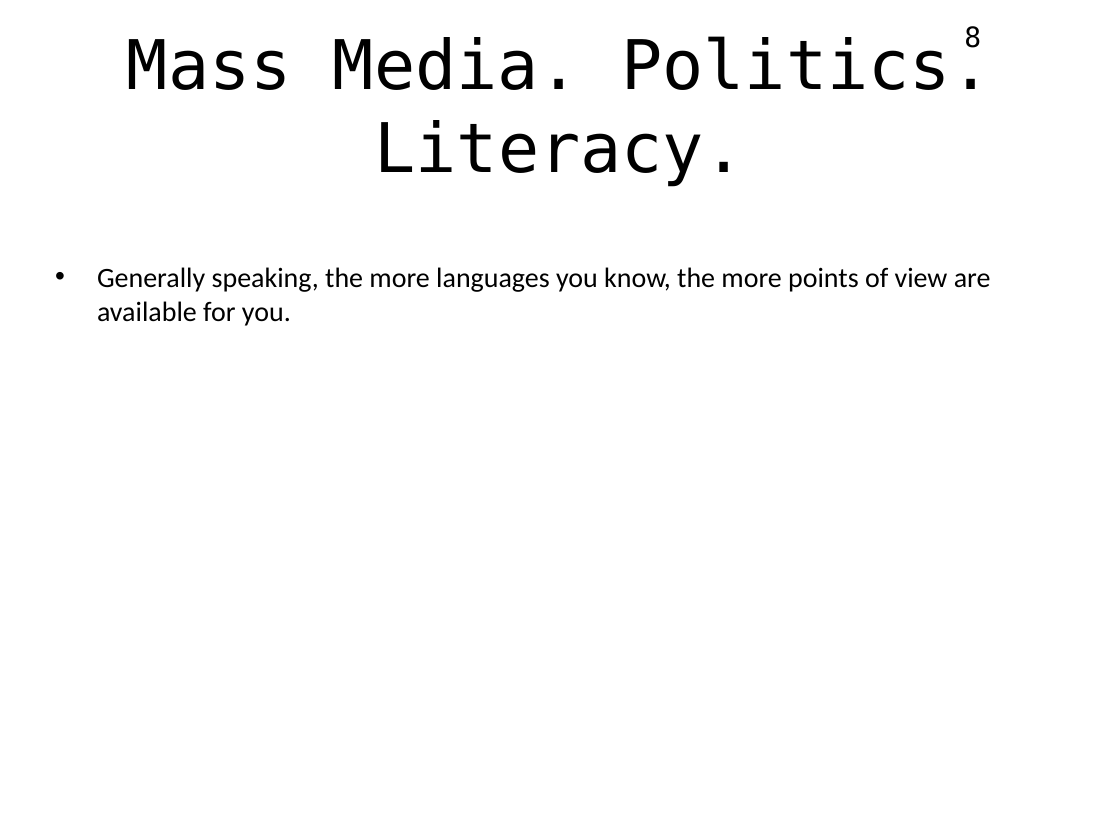
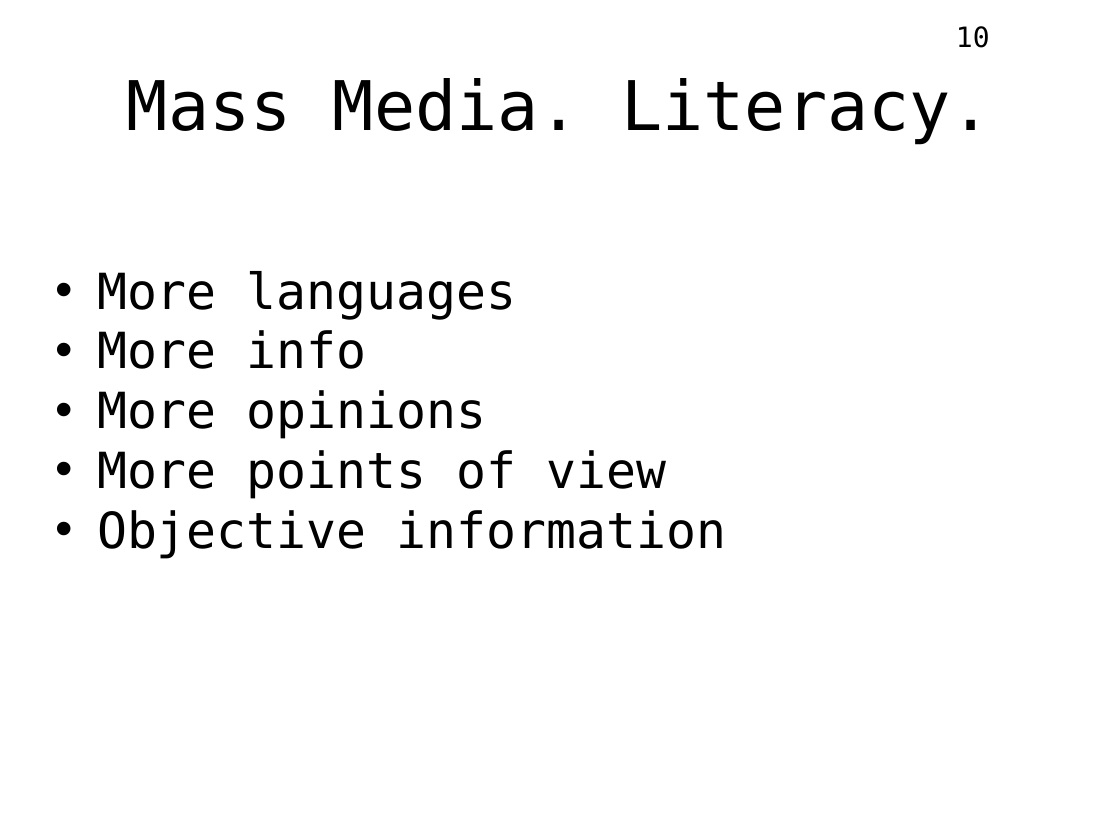
Before and after one commit to konstunn/eng, a slide deck: slide 10 of sem2/eng4tech/english4techmakers.odp (slide 8 before the commit). Drawn at 1120x840 pixels with LibreOffice and Linux fonts; fonts in the diff are those of the drawing. Boxes give left, top, right and bottom in pixels: in the first picture for what was removed or moved away, otherwise in the second. Text is boxed around its words. In the diff, an @@ line names an element or a change of style, - is before the commit and + after.

```diff
--- a/sem2/eng4tech/english4techmakers.odp
+++ b/sem2/eng4tech/english4techmakers.odp
@@ page number at [956,26,990,48]: text changed @@
-8
+10
@@ title at [127,78,992,145]: text changed @@
-Mass Media. Politics. Literacy.
+Mass Media. Literacy.
@@ text at [97,271,727,559]: text changed; size 18 to 32 pt; font Calibri to DejaVu Sans Mono @@
-• Generally speaking, the more languages you know, the more points of view are available for you.
+• More languages
+• More info
+• More opinions
+• More points of view
+• Objective information
```
Also in this commit, not shown: 6 other slides changed, 6 slides added, 3 slides removed.
